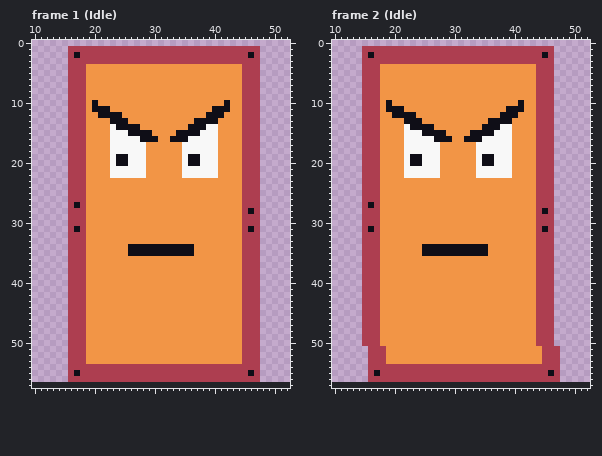
Pixel-art file -- 2D Platformer/Assets/Sprites/00_Tutorial/bigBlockEnemy.aseprite. That is the earlier state.
64x64 pixels, 13 frames. Shown: frame 1 (Idle): x 10..52, y 0..57; frame 2 (Idle): x 10..52, y 0..57. The old version is drawn lined up with the new one, on the new canvas. The commit also changed other frames, which this record leaves out.
And afterwards:
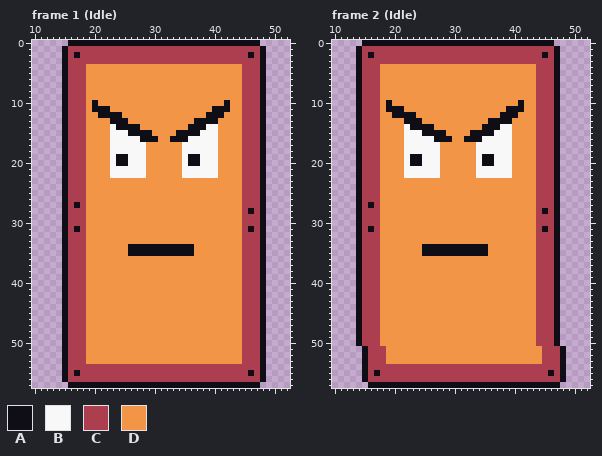
Palette (. is transparent): A #0f0e17  B #f8f8f8  C #ad3e50  D #f29546
Message: Starting to make Enemy class and damage player
Change:
canvas 64x64 -> 64x58, the old top-left corner now at 0,-7 (the part of the old canvas that was cut away was empty and is not shown)
Changed rows in their new state; - is an unchanged pixel.
Frame 1 (Idle):
first column x 15:
 0 -AAAAAAAAAAAAAAAAAAAAAAAAAAAAAAAA-
 1 A--------------------------------A
 2 A--------------------------------A
 3 A--------------------------------A
 4 A--------------------------------A
 5 A--------------------------------A
 6 A--------------------------------A
 7 A--------------------------------A
 8 A--------------------------------A
 9 A--------------------------------A
10 A--------------------------------A
11 A--------------------------------A
12 A--------------------------------A
13 A--------------------------------A
14 A--------------------------------A
15 A--------------------------------A
16 A--------------------------------A
17 A--------------------------------A
18 A--------------------------------A
19 A--------------------------------A
20 A--------------------------------A
21 A--------------------------------A
22 A--------------------------------A
23 A--------------------------------A
24 A--------------------------------A
25 A--------------------------------A
26 A--------------------------------A
27 A--------------------------------A
28 A--------------------------------A
29 A--------------------------------A
30 A--------------------------------A
31 A--------------------------------A
32 A--------------------------------A
33 A--------------------------------A
34 A--------------------------------A
35 A--------------------------------A
36 A--------------------------------A
37 A--------------------------------A
38 A--------------------------------A
39 A--------------------------------A
40 A--------------------------------A
41 A--------------------------------A
42 A--------------------------------A
43 A--------------------------------A
44 A--------------------------------A
45 A--------------------------------A
46 A--------------------------------A
47 A--------------------------------A
48 A--------------------------------A
49 A--------------------------------A
50 A--------------------------------A
51 A--------------------------------A
52 A--------------------------------A
53 A--------------------------------A
54 A--------------------------------A
55 A--------------------------------A
56 A--------------------------------A
57 -AAAAAAAAAAAAAAAAAAAAAAAAAAAAAAAA-
Frame 2 (Idle):
first column x 14:
 0 -AAAAAAAAAAAAAAAAAAAAAAAAAAAAAAAA--
 1 A--------------------------------A-
 2 A--------------------------------A-
 3 A--------------------------------A-
 4 A--------------------------------A-
 5 A--------------------------------A-
 6 A--------------------------------A-
 7 A--------------------------------A-
 8 A--------------------------------A-
 9 A--------------------------------A-
10 A--------------------------------A-
11 A--------------------------------A-
12 A--------------------------------A-
13 A--------------------------------A-
14 A--------------------------------A-
15 A--------------------------------A-
16 A--------------------------------A-
17 A--------------------------------A-
18 A--------------------------------A-
19 A--------------------------------A-
20 A--------------------------------A-
21 A--------------------------------A-
22 A--------------------------------A-
23 A--------------------------------A-
24 A--------------------------------A-
25 A--------------------------------A-
26 A--------------------------------A-
27 A--------------------------------A-
28 A--------------------------------A-
29 A--------------------------------A-
30 A--------------------------------A-
31 A--------------------------------A-
32 A--------------------------------A-
33 A--------------------------------A-
34 A--------------------------------A-
35 A--------------------------------A-
36 A--------------------------------A-
37 A--------------------------------A-
38 A--------------------------------A-
39 A--------------------------------A-
40 A--------------------------------A-
41 A--------------------------------A-
42 A--------------------------------A-
43 A--------------------------------A-
44 A--------------------------------A-
45 A--------------------------------A-
46 A--------------------------------A-
47 A--------------------------------A-
48 A--------------------------------A-
49 A--------------------------------A-
50 A--------------------------------A-
51 -A--------------------------------A
52 -A--------------------------------A
53 -A--------------------------------A
54 -A--------------------------------A
55 -A--------------------------------A
56 -A--------------------------------A
57 --AAAAAAAAAAAAAAAAAAAAAAAAAAAAAAAA-
